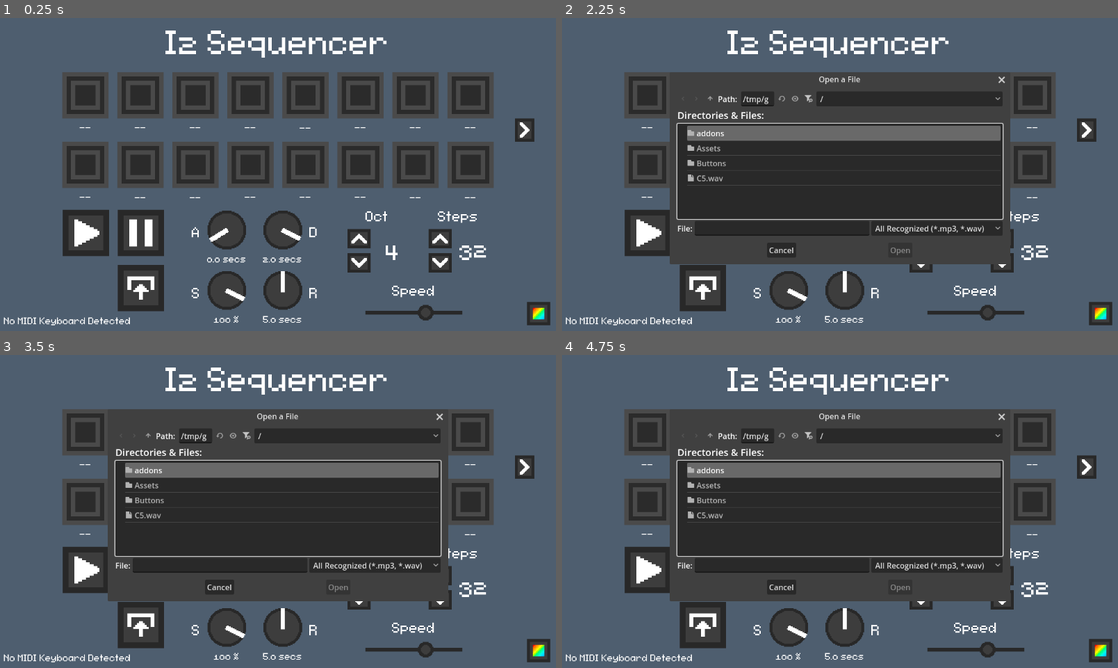
Above: before the commit, frames 1-4 (two rows, left to right).
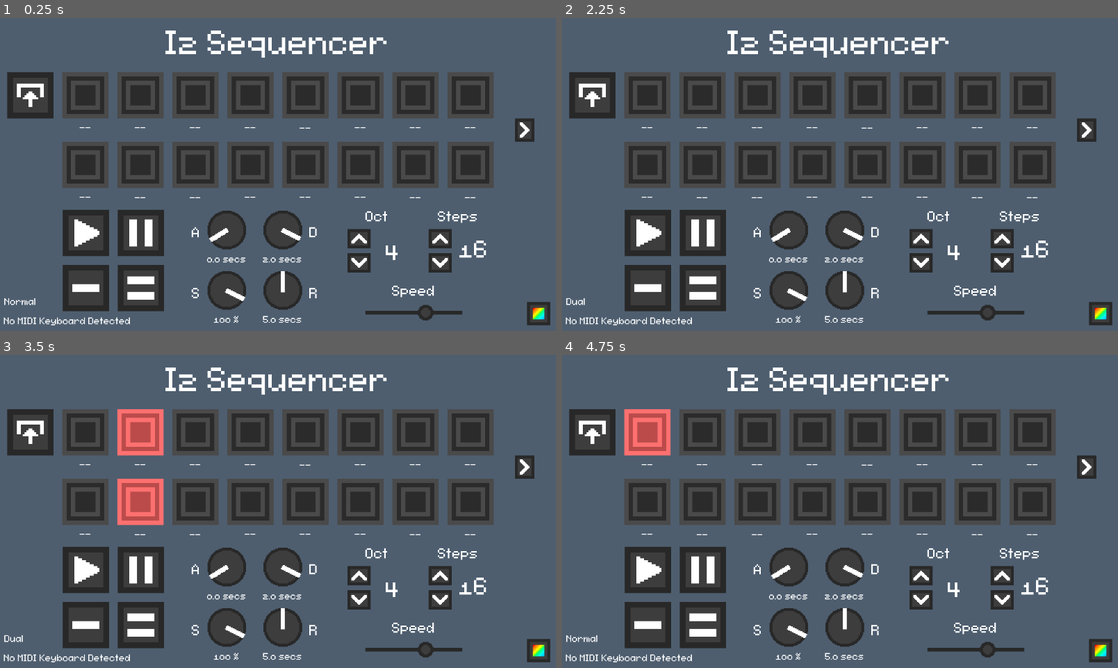
Above: after the commit, the same moments.

Repository: kibbthefox/I2-Sequencer
Game: Godot game, scene res://node_2d.tscn
Same seed, same stepped clock (60 frames per second), same inputs: the game is played once before the commit and once after it.
Inputs (mouse positions are in pixels of both pictures, inside the frame that each line leads up to):
- Up to frame 1 (0.25 s): no input
- Up to frame 2 (2.25 s): click (1001, 262) at 0.5 s; click (1001, 240) at 1.25 s; click (701, 287) at 2.02 s
- Up to frame 3 (3.5 s): click (83, 570) at 2.75 s
- Up to frame 4 (4.75 s): click (645, 570) at 3.5 s; click (645, 624) at 4.27 s

The runs differ from the first frame. In frame 1, 2.9% of the frame differs, in the area x 0-88%, y 17-94%; in frame 2, 28%; in frame 3, 29%; in frame 4, 29%.

Commit message:
Dual Mode
Added feature to have two tracks going at once

Diff:
--- a/Project/1.gd
+++ b/Project/1.gd
@@ -2,6 +2,13 @@
 
 var state:String = "sitting"
 var assignedpitch:int = 0
+var dualstep:int
+
+func _ready() -> void:
+	if get_parent().position.y > 0:
+		dualstep = int(get_parent().name) - 8
+	else:
+		dualstep = int(get_parent().name)
 
 
 func _on_input_event(_viewport, event, _shape_idx):
@@ -23,17 +30,39 @@
 	if state == "waiting" and GlobalVariable.notepressed == true:
 		GlobalVariable.selected = 0
 		GlobalVariable.sequence[int(get_parent().name) - 1 + GlobalVariable.page * 16] = GlobalVariable.latestnote
+		if get_parent().position.y > 0:
+			GlobalVariable.dualsequence[int(get_parent().name) - 1 + 8 + GlobalVariable.page * 8] = GlobalVariable.latestnote
+		else:
+			GlobalVariable.dualsequence[int(get_parent().name) - 1 + GlobalVariable.page * 8] = GlobalVariable.latestnote
+		print(GlobalVariable.dualsequence)
 	elif state == "waiting" and Input.is_action_just_pressed("Delete"):
 		state = "sitting"
 		GlobalVariable.sequence[int(get_parent().name) - 1 + GlobalVariable.page * 16] = 0
 		GlobalVariable.selected = 0
-	if int(get_parent().name) + GlobalVariable.page * 16 > GlobalVariable.stepamount:
-		$"..".frame = 4
-	elif GlobalVariable.step == int(get_parent().name) + GlobalVariable.page * 16:
-		$"..".frame = 3
-	elif state == "waiting":
-		$"..".frame = 1
-	elif not (GlobalVariable.sequence[int(get_parent().name) - 1 + GlobalVariable.page * 16]) == 0:
-		$"..".frame = 2
-	elif state == "sitting":
-		$"..".frame = 0
+		if get_parent().position.y > 0:
+			GlobalVariable.dualsequence[int(get_parent().name) - 1 + 8 + GlobalVariable.page * 8] = 0
+		else:
+			GlobalVariable.dualsequence[int(get_parent().name) - 1 + GlobalVariable.page * 8] = 0
+		print(GlobalVariable.dualsequence)
+	if GlobalVariable.mode == "Normal":
+		if int(get_parent().name) + GlobalVariable.page * 16 > GlobalVariable.stepamount:
+			$"..".frame = 4
+		elif GlobalVariable.step == int(get_parent().name) + GlobalVariable.page * 16:
+			$"..".frame = 3
+		elif state == "waiting":
+			$"..".frame = 1
+		elif not (GlobalVariable.sequence[int(get_parent().name) - 1 + GlobalVariable.page * 16]) == 0:
+			$"..".frame = 2
+		elif state == "sitting":
+			$"..".frame = 0
+	else:
+		if dualstep + GlobalVariable.page * 8 > GlobalVariable.stepamountdual:
+			$"..".frame = 4
+		elif GlobalVariable.step == dualstep + GlobalVariable.page * 16:
+			$"..".frame = 3
+		elif state == "waiting":
+			$"..".frame = 1
+		elif not (GlobalVariable.sequence[int(get_parent().name) - 1 + GlobalVariable.page * 16]) == 0:
+			$"..".frame = 2
+		elif state == "sitting":
+			$"..".frame = 0
--- a/Project/Interface.gd
+++ b/Project/Interface.gd
@@ -2,7 +2,6 @@
 
 var BPMcalc:float
 var play:bool = false
-var mode:String = "Normal"
 var notes:Array = ["C","C#","D","D#","E","F","F#","G","G#","A","A#","B"]
 var whatsletgo:Array = ['m','k']
 var midipitch:int = -1
@@ -15,10 +14,11 @@
 var time:int = 0
 var releasehelper
 var attackhelper
+var dualreleasehelper
+var dualattackhelper
 var sustaincalc
 var juststarted:bool = false
 var jshelper:float
-
 
 func _ready():
 	OS.open_midi_inputs()
@@ -78,7 +78,7 @@
 
 
 func _physics_process(_delta: float) -> void:
-	if mode == "Normal" and play == true:
+	if GlobalVariable.mode == "Normal" and play == true:
 		time += 1
 		if juststarted == true:
 			jshelper = 2.0/float(GlobalVariable.bpmsecs)
@@ -93,6 +93,36 @@
 				playprocess()
 			time = 0
 
+
+	if GlobalVariable.mode == "Dual" and play == true:
+		time += 1
+		if juststarted == true:
+			jshelper = 2.0/float(GlobalVariable.bpmsecs)
+		if time > GlobalVariable.bpmsecs * jshelper:
+			juststarted = false
+			jshelper = 1
+			if GlobalVariable.step < 10 and GlobalVariable.step < GlobalVariable.stepamountdual:
+				if GlobalVariable.step == 8:
+					GlobalVariable.step = 17
+				else:
+					GlobalVariable.step += 1
+			elif GlobalVariable.step > 16 and GlobalVariable.step < GlobalVariable.stepamountdual + 8 :
+				GlobalVariable.step += 1
+			else:
+				GlobalVariable.step = 1
+			if GlobalVariable.step < 10:
+				if GlobalVariable.dualsequence[GlobalVariable.step - 1] > 0:
+					playprocess()
+				if GlobalVariable.dualsequence[GlobalVariable.step - 1 + 16] > 0:
+					playprocessdual()
+			else:
+				if GlobalVariable.dualsequence[GlobalVariable.step - 1 - 8] > 0:
+					playprocess()
+				if GlobalVariable.dualsequence[GlobalVariable.step - 1 + 8] > 0:
+					playprocessdual()
+			time = 0
+
+
 	if releasehelper == "subtract" and GlobalVariable.release < 10:
 		if GlobalVariable.release > 0:
 			$NormalAudio.volume_db -= (8.0/6.0) / GlobalVariable.release
@@ -115,6 +145,28 @@
 			$NormalAudio.volume_db = (sustaincalc - 40)
 
 
+	if dualreleasehelper == "subtract" and GlobalVariable.release < 10:
+		if GlobalVariable.release > 0:
+			$DualAudio.volume_db -= (8.0/6.0) / GlobalVariable.release
+		else:
+			$DualAudio.volume_db -= 80
+	if dualattackhelper == "attack" and GlobalVariable.attack > 0 and $DualAudio.volume_db < 0:
+		if dualreleasehelper == "standstill":
+			if $DualAudio.volume_db + (8.0/6.0) / GlobalVariable.attack > 0:
+				$DualAudio.volume_db = 0
+			else:
+				$DualAudio.volume_db += (8.0/6.0) / GlobalVariable.attack
+	elif $DualAudio.volume_db >= 0:
+		dualattackhelper = "stop"
+	if dualattackhelper == "stop" and dualreleasehelper == "standstill":
+		sustaincalc = (GlobalVariable.sustain/100.0 * 40)
+		if $DualAudio.volume_db - ((40 - sustaincalc)/60) / GlobalVariable.decay > (sustaincalc - 40):
+			$DualAudio.volume_db -= ((40 - sustaincalc)/60) / GlobalVariable.decay
+		else:
+			dualreleasehelper = "subtract"
+			$DualAudio.volume_db = (sustaincalc - 40)
+
+
 func playprocess():
 	releasehelper = "standstill"
 	if GlobalVariable.attack > 0:
@@ -125,4 +177,38 @@
 		attackhelper = "stop"
 		$NormalAudio.volume_db = 0
 		$NormalAudio.play()
-	$NormalAudio.pitch_scale = (pitcharray[GlobalVariable.sequence[GlobalVariable.step - 1] - floor(GlobalVariable.sequence[GlobalVariable.step - 1]/12.0) * 12] * (2 ** (floor(GlobalVariable.sequence[GlobalVariable.step - 1]/12.0) - 6)))
+	if GlobalVariable.mode == "Normal":
+		$NormalAudio.pitch_scale = (pitcharray[GlobalVariable.sequence[GlobalVariable.step - 1] - floor(GlobalVariable.sequence[GlobalVariable.step - 1]/12.0) * 12] * (2 ** (floor(GlobalVariable.sequence[GlobalVariable.step - 1]/12.0) - 6)))
+	else:
+		if GlobalVariable.step < 10:
+			$NormalAudio.pitch_scale = (pitcharray[GlobalVariable.dualsequence[GlobalVariable.step - 1] - floor(GlobalVariable.dualsequence[GlobalVariable.step - 1]/12.0) * 12] * (2 ** (floor(GlobalVariable.dualsequence[GlobalVariable.step - 1]/12.0) - 6)))
+		else:
+			$NormalAudio.pitch_scale = (pitcharray[GlobalVariable.dualsequence[GlobalVariable.step - 1 - 8] - floor(GlobalVariable.dualsequence[GlobalVariable.step - 1 - 8]/12.0) * 12] * (2 ** (floor(GlobalVariable.dualsequence[GlobalVariable.step - 1 - 8]/12.0) - 6)))
+
+func playprocessdual():
+	dualreleasehelper = "standstill"
+	if GlobalVariable.attack > 0:
+		$DualAudio.volume_db = -80
+		dualattackhelper = "attack"
+		$DualAudio.play()
+	else:
+		dualattackhelper = "stop"
+		$DualAudio.volume_db = 0
+		$DualAudio.play()
+	if GlobalVariable.step < 10:
+		$DualAudio.pitch_scale = (pitcharray[GlobalVariable.dualsequence[GlobalVariable.step - 1 + 16] - floor(GlobalVariable.dualsequence[GlobalVariable.step - 1 + 16]/12.0) * 12] * (2 ** (floor(GlobalVariable.dualsequence[GlobalVariable.step - 1 + 16]/12.0) - 6)))
+	else:
+		$DualAudio.pitch_scale = (pitcharray[GlobalVariable.dualsequence[GlobalVariable.step - 1 + 8] - floor(GlobalVariable.dualsequence[GlobalVariable.step - 1 + 8]/12.0) * 12] * (2 ** (floor(GlobalVariable.dualsequence[GlobalVariable.step - 1 + 8]/12.0) - 6)))
+
+
+func _on_dual_pressed() -> void:
+	time = 0
+	GlobalVariable.step = 0
+	GlobalVariable.mode = "Dual"
+	juststarted = true
+
+func _on_normal_pressed() -> void:
+	time = 0
+	GlobalVariable.step = 0
+	GlobalVariable.mode = "Normal"
+	juststarted = true
--- a/Project/display.gd
+++ b/Project/display.gd
@@ -2,10 +2,15 @@
 
 
 func _process(_delta: float) -> void:
+	if self.name == "ModeDisplay":
+		$".".text = " " + GlobalVariable.mode
 	if self.name == "octdisplay":
 		$".".text = str(GlobalVariable.keyboardoctave)
 	if self.name == "stepsdisplay":
-		$".".text = str(GlobalVariable.stepamount)
+		if GlobalVariable.mode == "Normal":
+			$".".text = str(GlobalVariable.stepamount)
+		if GlobalVariable.mode == "Dual":
+			$".".text = str(GlobalVariable.stepamountdual)
 	if self.name == "attackdisplay":
 		$".".text = str(GlobalVariable.attack) + " secs"
 	if self.name == "releasedisplay":
@@ -25,17 +30,19 @@
 	if GlobalVariable.keyboardoctave > 2:
 		GlobalVariable.keyboardoctave -= 1
 
-
 func _on_octup_pressed() -> void:
 	if GlobalVariable.keyboardoctave < 7:
 		GlobalVariable.keyboardoctave += 1
 
 
 func _on_stepsdown_pressed() -> void:
-	if GlobalVariable.stepamount > 4:
+	if GlobalVariable.mode == "Normal" and GlobalVariable.stepamount > 4:
 		GlobalVariable.stepamount -= 1
-
+	if GlobalVariable.mode == "Dual" and GlobalVariable.stepamountdual >4:
+		GlobalVariable.stepamountdual -= 1
 
 func _on_stepsup_pressed() -> void:
-	if GlobalVariable.stepamount < 32:
+	if GlobalVariable.mode == "Normal" and GlobalVariable.stepamount < 32:
 		GlobalVariable.stepamount += 1
+	if GlobalVariable.mode == "Dual" and GlobalVariable.stepamountdual < 16:
+		GlobalVariable.stepamountdual += 1
--- a/Project/file_upload.gd
+++ b/Project/file_upload.gd
@@ -1,11 +1,13 @@
 extends Button
-
-
 
 # I try to use AI as little as possible. unfortunately, I didn't want to spend 10 hours learning all
 # the different types of wav files and how to check them. 95% of the code below is AI. I wish it
 # wasn't, but its what I had to do to finish this project.
-
+func _process(_delta: float) -> void:
+	if GlobalVariable.page == 0:
+		self.visible = true
+	else:
+		self.visible = false
 
 func _on_pressed() -> void:
 	$"../FileDialog".popup()
@@ -24,6 +26,7 @@
 		$"../DualAudio".stream = stream
 		GlobalVariable.justopened = true
 		GlobalVariable.filetext = path.get_file()
+
 
 func load_audio(path: String) -> AudioStream:
 	var ext := path.get_extension().to_lower()
@@ -52,6 +55,7 @@
 	var wave := file.get_buffer(4).get_string_from_ascii()
 
 	return riff == "RIFF" and wave == "WAVE"
+
 
 func load_wav(path: String) -> AudioStreamWAV:
 	var file := FileAccess.open(path, FileAccess.READ)
--- a/Project/global_variable.gd
+++ b/Project/global_variable.gd
@@ -2,6 +2,7 @@
 
 var selected:int = 0
 var sequence:Array = [0,0,0,0,0,0,0,0,0,0,0,0,0,0,0,0,0,0,0,0,0,0,0,0,0,0,0,0,0,0,0,0]
+var dualsequence:Array = [0,0,0,0,0,0,0,0,0,0,0,0,0,0,0,0,0,0,0,0,0,0,0,0,0,0,0,0,0,0,0,0]
 var signature:int = 4
 var playpitch
 var scalenote
@@ -9,7 +10,8 @@
 var notepressed:bool = false
 var latestnote:int = 0
 var step:int = 0
-var stepamount:int = 32
+var stepamount:int = 16
+var stepamountdual:int = 16
 var bpmsecs:int = 23
 var attack
 var decay
@@ -19,3 +21,4 @@
 var page:int = 0
 var filetext = "default"
 var justopened = false
+var mode:String = "Normal"
--- a/Project/knob.gd
+++ b/Project/knob.gd
@@ -6,7 +6,6 @@
 var arotate
 var helper
 var mouseorig:float
-
 
 func _ready():
 	if self.name == "Attack":
--- a/Project/node_2d.tscn
+++ b/Project/node_2d.tscn
@@ -36,8 +36,10 @@
 [ext_resource type="Texture2D" uid="uid://dbjagnjgucla1" path="res://Assets/knob/knob10 copy.png" id="15_037st"]
 [ext_resource type="Script" uid="uid://dbc8vodfirty8" path="res://file_upload.gd" id="15_cjlbh"]
 [ext_resource type="Texture2D" uid="uid://v0vgh08ux2i7" path="res://Assets/knob/knob11 copy.png" id="16_6orn5"]
+[ext_resource type="Texture2D" uid="uid://cg33uu2fqd65r" path="res://Assets/Mode/mode1.png" id="17_s32dh"]
 [ext_resource type="Texture2D" uid="uid://5ocr82vrel0j" path="res://Assets/knob/knob12 copy.png" id="17_whnp6"]
 [ext_resource type="Texture2D" uid="uid://b5kfjnierym8e" path="res://Assets/knob/knob13 copy.png" id="18_22e24"]
+[ext_resource type="Texture2D" uid="uid://bkqq8w8wwk11e" path="res://Assets/Mode/mode0.png" id="18_037st"]
 [ext_resource type="Texture2D" uid="uid://da8jy4b0epjjh" path="res://Assets/knob/knob14 copy.png" id="19_m7xe6"]
 [ext_resource type="Texture2D" uid="uid://i4apuvxpbr25" path="res://Assets/knob/knob15 copy.png" id="20_wqmsq"]
 [ext_resource type="Texture2D" uid="uid://dngfyba5sc6eh" path="res://Assets/knob/knob16 copy.png" id="21_fkgk1"]
@@ -236,6 +238,7 @@
 stream = ExtResource("3_x0ka3")
 
 [node name="DualAudio" type="AudioStreamPlayer" parent="."]
+stream = ExtResource("3_x0ka3")
 
 [node name="RainbowBg" type="Sprite2D" parent="."]
 modulate = Color(1, 1, 1, 0.47451)
@@ -250,7 +253,7 @@
 offset_bottom = 88.0
 theme_override_fonts/normal_font = ExtResource("3_ir8iy")
 theme_override_font_sizes/normal_font_size = 32
-text = "Gay Edition :3"
+text = "Gay Edition >:3"
 horizontal_alignment = 1
 
 [node name="BG Blue" type="Sprite2D" parent="."]
@@ -470,6 +473,30 @@
 clip_text = true
 icon_alignment = 1
 
+[node name="Normal" type="Button" parent="."]
+offset_left = 130.0
+offset_top = 511.0
+offset_right = 226.0
+offset_bottom = 607.0
+focus_mode = 0
+theme_override_styles/normal = SubResource("StyleBoxFlat_0h7mo")
+icon = ExtResource("17_s32dh")
+flat = true
+clip_text = true
+icon_alignment = 1
+
+[node name="Dual" type="Button" parent="."]
+offset_left = 244.0
+offset_top = 511.0
+offset_right = 340.0
+offset_bottom = 607.0
+focus_mode = 0
+theme_override_styles/normal = SubResource("StyleBoxFlat_0h7mo")
+icon = ExtResource("18_037st")
+flat = true
+clip_text = true
+icon_alignment = 1
+
 [node name="filedisplay" type="RichTextLabel" parent="."]
 offset_left = 15.0
 offset_top = 13.0
@@ -483,10 +510,10 @@
 script = ExtResource("14_kfelt")
 
 [node name="FileUpload" type="Button" parent="."]
-offset_left = 244.0
-offset_top = 511.0
-offset_right = 340.0
-offset_bottom = 607.0
+offset_left = 15.0
+offset_top = 112.0
+offset_right = 111.0
+offset_bottom = 208.0
 focus_mode = 0
 theme_override_styles/normal = SubResource("StyleBoxFlat_0h7mo")
 icon = ExtResource("13_4qosj")
@@ -1042,6 +1069,16 @@
 horizontal_alignment = 1
 script = ExtResource("11_hqns4")
 
+[node name="ModeDisplay" type="RichTextLabel" parent="."]
+offset_left = 4.0
+offset_top = 568.0
+offset_right = 129.0
+offset_bottom = 608.0
+theme_override_fonts/normal_font = ExtResource("3_ir8iy")
+theme_override_font_sizes/normal_font_size = 32
+text = "mode display"
+script = ExtResource("4_4d7sh")
+
 [connection signal="pressed" from="pageturner" to="pageturner" method="_on_pressed"]
 [connection signal="pressed" from="Theme Button" to="Theme Button" method="_on_pressed"]
 [connection signal="pressed" from="stepsdown" to="octdisplay" method="_on_stepsdown_pressed"]
@@ -1050,6 +1087,8 @@
 [connection signal="pressed" from="octup" to="octdisplay" method="_on_octup_pressed"]
 [connection signal="pressed" from="Play" to="." method="_on_play_pressed"]
 [connection signal="pressed" from="Stop" to="." method="_on_stop_pressed"]
+[connection signal="pressed" from="Normal" to="." method="_on_normal_pressed"]
+[connection signal="pressed" from="Dual" to="." method="_on_dual_pressed"]
 [connection signal="pressed" from="FileUpload" to="FileUpload" method="_on_pressed"]
 [connection signal="file_selected" from="FileDialog" to="FileUpload" method="_on_file_dialog_file_selected"]
 [connection signal="input_event" from="Sequence Buttons/1/1" to="Sequence Buttons/1/1" method="_on_input_event"]
--- a/Project/notedisplays.gd
+++ b/Project/notedisplays.gd
@@ -1,11 +1,18 @@
 extends RichTextLabel
 
 var Notes:Array = ["C","C#","D","D#","E","F","F#","G","G#","A","A#","B",]
-@onready var step = int(get_parent().name) - 1 + GlobalVariable.page * 16
+var step:int
+var dualstep:int
 
 func _process(_delta: float) -> void:
+	if get_parent().position.y > 0:
+		dualstep = int(get_parent().name) - 8 + GlobalVariable.page * 8
+	else:
+		dualstep = int(get_parent().name) + GlobalVariable.page * 8
 	step = int(get_parent().name) - 1 + GlobalVariable.page * 16
-	if GlobalVariable.sequence[step] <= 0 or step + 1 > GlobalVariable.stepamount:
+	if GlobalVariable.mode == "Normal" and GlobalVariable.sequence[step] <= 0 or GlobalVariable.mode == "Normal" and step + 1 > GlobalVariable.stepamount:
+		$".".text = "--"
+	elif GlobalVariable.mode == "Dual" and GlobalVariable.sequence[step] <= 0 or GlobalVariable.mode == "Dual" and dualstep > GlobalVariable.stepamountdual:
 		$".".text = "--"
 	else:
 		$".".text = (Notes[GlobalVariable.sequence[step] - floor(GlobalVariable.sequence[step]/12.0) * 12] + str(int(floor(GlobalVariable.sequence[step]/12.0))))
Not shown: 1 places in Project/node_2d.tscn that only renumber resources
